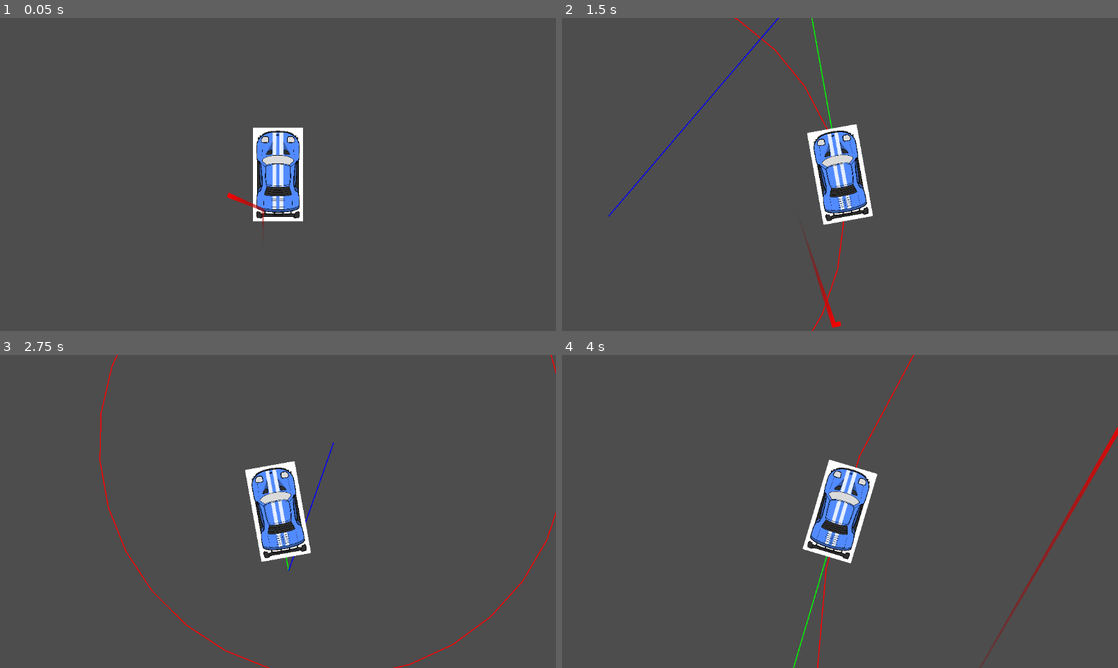
Above: before the commit, frames 1-4 (two rows, left to right).
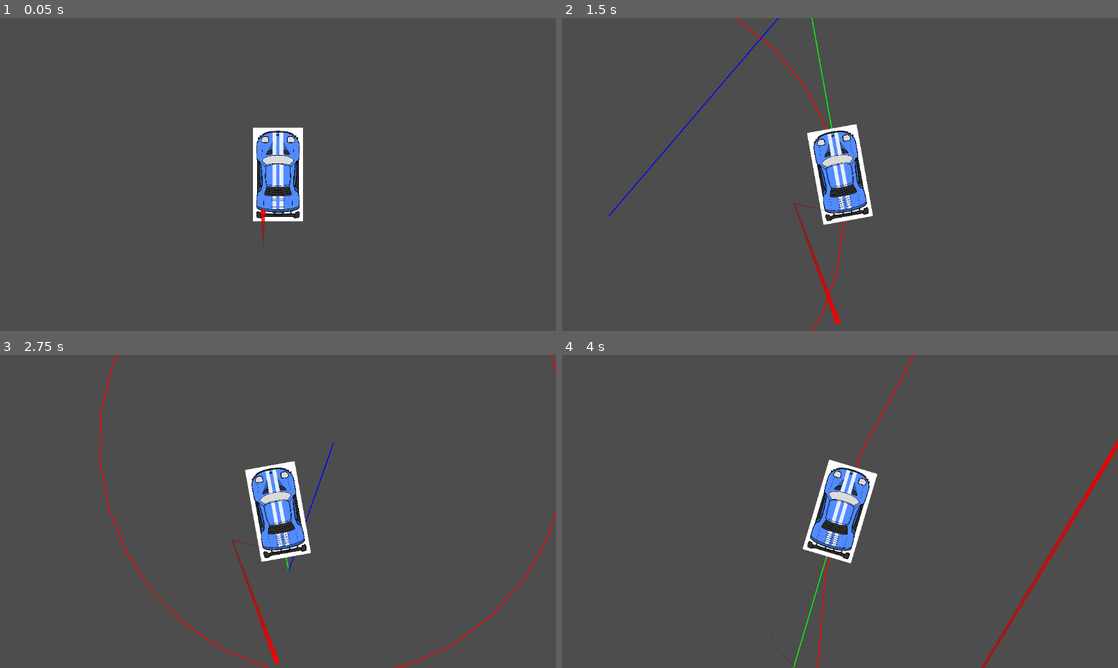
Above: after the commit, the same moments.

Repository: vent420/SteeringHook
Game: Godot game, scene res://level/main.tscn
The game is run twice, just before and just after one commit, with the same random seed, the same clock (stepped at 60 frames per second) and the same inputs. The project has no main scene, so this scene is started directly.
Inputs (mouse positions are in pixels of both pictures, inside the frame that each line leads up to):
- Up to frame 1 (0.05 s): no input
- Up to frame 2 (1.5 s): tap Enter at 0.5 s; move the mouse to (962, 158) at 0.52 s; hold D (right, bound only after the commit) 0.53-1.28 s; click (962, 158) at 0.6 s; tap Space at 1.25 s; move the mouse to (728, 190) at 1.27 s; hold S (down, bound only after the commit) from 1.28 s (still down); click (728, 190) at 1.35 s
- Up to frame 3 (2.75 s): tap Enter at 2 s; move the mouse to (333, 442) at 2.02 s; release S (down, bound only after the commit) at 2.03 s; hold D (right, bound only after the commit) from 2.03 s (still down); click (333, 442) at 2.1 s
- Up to frame 4 (4 s): tap Space at 2.75 s; move the mouse to (812, 574) at 2.77 s; release D (right, bound only after the commit) at 2.78 s; hold W (up, bound only after the commit) 2.78-3.53 s; click (812, 574) at 2.85 s; tap Enter at 3.5 s; move the mouse to (1006, 558) at 3.52 s; hold A (left, bound only after the commit) from 3.53 s (still down); click (1006, 558) at 3.6 s

The runs differ from the first frame. In frame 1, 0.2% of the frame differs, in the area x 40-48%, y 55-72%; in frame 2, 0.4%; in frame 3, 0.3%; in frame 4, 1.1%, in the area x 41-100%, y 22-100%.

Commit message:
Added Testing ground for the collision

Diff:
--- a/steering-hook/level/main.tscn
+++ b/steering-hook/level/main.tscn
@@ -1,7 +1,7 @@
 [gd_scene format=3 uid="uid://ooqtwpmnwv2k"]
 
 [ext_resource type="PackedScene" uid="uid://ldg6u6x2qc1" path="res://prefab/player.tscn" id="1_0ukcc"]
-[ext_resource type="PackedScene" uid="uid://w28i2s5kao2t" path="res://vfx/Trail/trail_renderer.tscn" id="2_nt2wp"]
+[ext_resource type="PackedScene" uid="uid://w28i2s5kao2t" path="res://vfx/trail/trail_renderer.tscn" id="2_nt2wp"]
 
 [node name="Main" type="Node2D" unique_id=1623129557]
 
--- a/steering-hook/project.godot
+++ b/steering-hook/project.godot
@@ -26,6 +26,26 @@
 "events": [Object(InputEventMouseButton,"resource_local_to_scene":false,"resource_name":"","device":-1,"window_id":0,"a …(253 unchanged characters)…
 ]
 }
+left={
+"deadzone": 0.2,
+"events": [Object(InputEventKey,"resource_local_to_scene":false,"resource_name":"","device":-1,"window_id":0,"alt_pressed":false,"shift_pressed":false,"ctrl_pressed":false,"meta_pressed":false,"pressed":false,"keycode":0,"physical_keycode":65,"key_label":0,"unicode":113,"location":0,"echo":false,"script":null)
+]
+}
+right={
+"deadzone": 0.2,
+"events": [Object(InputEventKey,"resource_local_to_scene":false,"resource_name":"","device":-1,"window_id":0,"alt_pressed":false,"shift_pressed":false,"ctrl_pressed":false,"meta_pressed":false,"pressed":false,"keycode":0,"physical_keycode":68,"key_label":0,"unicode":100,"location":0,"echo":false,"script":null)
+]
+}
+up={
+"deadzone": 0.2,
+"events": [Object(InputEventKey,"resource_local_to_scene":false,"resource_name":"","device":-1,"window_id":0,"alt_pressed":false,"shift_pressed":false,"ctrl_pressed":false,"meta_pressed":false,"pressed":false,"keycode":0,"physical_keycode":87,"key_label":0,"unicode":122,"location":0,"echo":false,"script":null)
+]
+}
+down={
+"deadzone": 0.2,
+"events": [Object(InputEventKey,"resource_local_to_scene":false,"resource_name":"","device":-1,"window_id":0,"alt_pressed":false,"shift_pressed":false,"ctrl_pressed":false,"meta_pressed":false,"pressed":false,"keycode":0,"physical_keycode":83,"key_label":0,"unicode":115,"location":0,"echo":false,"script":null)
+]
+}
 
 [layer_names]
 
--- /dev/null
+++ b/steering-hook/script/collision_testing_ground.tscn
@@ -0,0 +1,26 @@
+[gd_scene format=3 uid="uid://dhqk7k8t664fc"]
+
+[ext_resource type="Script" uid="uid://3cexfd67ctwd" path="res://script/test_controller.gd" id="1_c8jex"]
+[ext_resource type="Texture2D" uid="uid://c70jmytakpgfe" path="res://icon.svg" id="1_ytds1"]
+[ext_resource type="PackedScene" uid="uid://b1fuhk487bdsg" path="res://prefab/booster_prefab.tscn" id="3_07ddf"]
+
+[sub_resource type="RectangleShape2D" id="RectangleShape2D_c8jex"]
+
+[node name="TEST_Controller" type="Node2D" unique_id=463197386]
+
+[node name="CharacterBody2D" type="CharacterBody2D" parent="." unique_id=500176491]
+visibility_layer = 7
+position = Vector2(145, 119)
+collision_layer = 8
+script = ExtResource("1_c8jex")
+
+[node name="Sprite2D" type="Sprite2D" parent="CharacterBody2D" unique_id=547552600]
+texture = ExtResource("1_ytds1")
+
+[node name="CollisionShape2D" type="CollisionShape2D" parent="CharacterBody2D" unique_id=312324427]
+scale = Vector2(6.5901327, 6.5901327)
+shape = SubResource("RectangleShape2D_c8jex")
+
+[node name="Booster" parent="." unique_id=559202974 instance=ExtResource("3_07ddf")]
+position = Vector2(539.99994, 114.99999)
+scale = Vector2(8.20487, 8.20487)
--- /dev/null
+++ b/steering-hook/script/test_controller.gd
@@ -0,0 +1,11 @@
+extends CharacterBody2D
+
+@export var speed = 400
+
+func get_input():
+	var input_direction = Input.get_vector("left", "right", "up", "down")
+	velocity = input_direction * speed
+
+func _physics_process(delta):
+	get_input()
+	move_and_slide()
--- a/steering-hook/vfx/Drift/drift_paticle_effect.tscn
+++ b/steering-hook/vfx/Drift/drift_paticle_effect.tscn
@@ -1,6 +1,6 @@
 [gd_scene format=3 uid="uid://bp31wk7rwvjfq"]
 
-[ext_resource type="Texture2D" uid="uid://75iwmxe2odss" path="res://vfx/Drift/drift-particle_sprite-sheet.png" id="1_iw8lu"]
+[ext_resource type="Texture2D" uid="uid://75iwmxe2odss" path="res://vfx/drift/drift-particle_sprite-sheet.png" id="1_iw8lu"]
 
 [sub_resource type="CanvasItemMaterial" id="CanvasItemMaterial_iw8lu"]
 particles_animation = true
--- a/steering-hook/vfx/Trail/trail_renderer.tscn
+++ b/steering-hook/vfx/Trail/trail_renderer.tscn
@@ -1,6 +1,6 @@
 [gd_scene format=3 uid="uid://w28i2s5kao2t"]
 
-[ext_resource type="Script" uid="uid://defil8i38hieh" path="res://vfx/Trail/trail_renderer.gd" id="1_lxx3v"]
+[ext_resource type="Script" uid="uid://defil8i38hieh" path="res://vfx/trail/trail_renderer.gd" id="1_lxx3v"]
 
 [sub_resource type="Curve" id="Curve_doa8y"]
 _data = [Vector2(0, 0), 0.0, 0.0, 0, 0, Vector2(1, 1), 0.0, 0.0, 0, 0]
@@ -19,4 +19,4 @@
 gradient = SubResource("Gradient_doa8y")
 
 [node name="TrailTimer" type="Timer" parent="." unique_id=749601681]
-wait_time = 0.009999999999999998
+wait_time = 0.1
Not shown, added: steering-hook/script/test_controller.gd.uid
Not shown, changed: steering-hook/vfx/Drift/drift-particle_sprite-sheet.png.import
